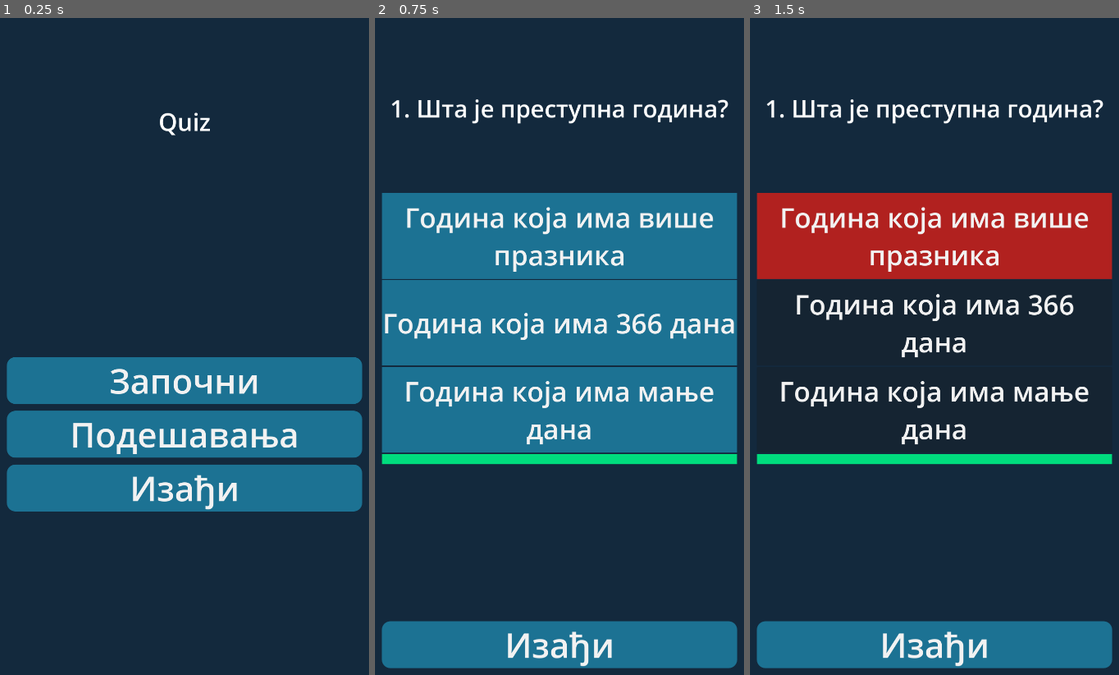
Above: before the commit, frames 1-3 (left to right).
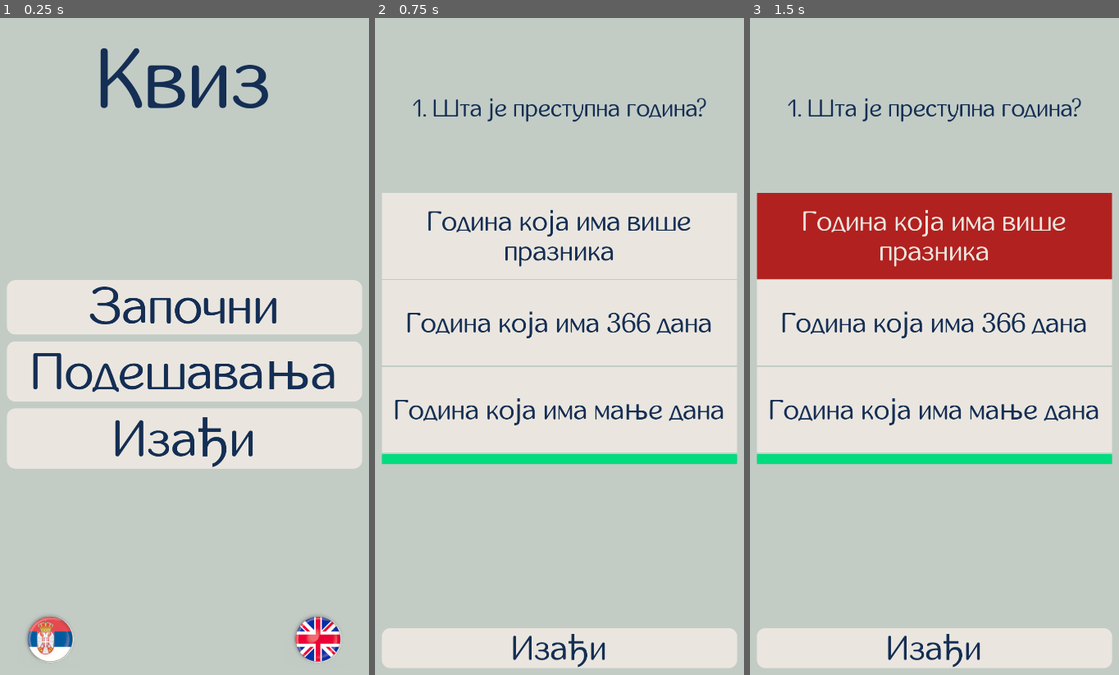
Above: after the commit, the same moments.

Repository: mcbane23/GodotQuiz
Game: Godot game, scene res://scenes/main.tscn
Same seed, same stepped clock (60 frames per second), same inputs: the game is played once before the commit and once after it.
Inputs:
- Up to frame 1 (0.25 s): no input
- Up to frame 2 (0.75 s): click "Започни" at 0.5 s
- Up to frame 3 (1.5 s): click "Година која има више празника" at 1.25 s

The runs differ from the first frame. In frame 1, 98% of the frame differs, in the area x 0-100%, y 0-100%; in frame 2, 96%; in frame 3, 86%.

Commit message:
Implements internationalization
Migrates from a JSON-based label system to Godot's built-in
translation system using CSV files and binary translation files
for improved efficiency and maintainability.

Replaces hardcoded text with translation keys.
Updates the project settings to include the generated
translation files.

Adds new fonts and updates themes.

Diff:
--- a/data/labels.json
+++ /dev/null
@@ -1,79 +0,0 @@
-[
-	{
-		"key": "start",
-		"translations": {
-			"en": "Start",
-			"sr": "Започни"
-		}
-	},
-	{
-		"key": "options",
-		"translations": {
-			"en": "Options",
-			"sr": "Подешавања"
-		}
-	},
-	{
-		"key": "congrats",
-		"translations": {
-			"en": "Congratulations",
-			"sr": "Честитам"
-		}
-	},
-	{
-		"key": "restart_game",
-		"translations": {
-			"en": "Start new game",
-			"sr": "Започни нову игру"
-		}
-	},
-	{
-		"key": "exit",
-		"translations": {
-			"en": "Exit",
-			"sr": "Изађи"
-		}
-	},
-	{
-		"key": "error",
-		"translations": {
-			"en": "Error",
-			"sr": "Greška"
-		}
-	},
-	{
-		"key": "oh_no",
-		"translations": {
-			"en": "Oh, no",
-			"sr": "Ох, не"
-		}
-	},
-	{
-		"key": "correct",
-		"translations": {
-			"en": "Correct",
-			"sr": "Тачно"
-		}
-	},
-	{
-		"key": "incorrect",
-		"translations": {
-			"en": "Inorrect",
-			"sr": "Нетачно"
-		}
-	},
-	{
-		"key": "time_is_up",
-		"translations": {
-			"en": "Time is up",
-			"sr": "Време је истекло"
-		}
-	},
-	{
-		"key": "your_result_is",
-		"translations": {
-			"en": "Your result is",
-			"sr": "Твој резултат је"
-		}
-	}
-]
--- /dev/null
+++ b/data/translations.csv
@@ -0,0 +1,13 @@
+keys,en,sr
+quiz,Quiz,Квиз
+start,Start,Започни
+options,Options,Подешавања
+exit,Exit,Изађи
+congrats,Congratulations,Честитам
+restart_game,Start new game,Започни нову игру
+error,Error,Грешка
+oh_no,"Oh, no","Ох, не"
+correct,Correct,Тачно
+incorrect,Inorrect,Нетачно
+time_is_up,Time is up,Време је истекло
+your_result_is,Your result is,Твој резултат је
--- a/project.godot
+++ b/project.godot
@@ -35,6 +35,10 @@
 
 theme/custom="uid://cq0m3bxrr77sk"
 
+[internationalization]
+
+locale/translations=PackedStringArray("res://data/translations.en.translation", "res://data/translations.sr.translation")
+
 [rendering]
 
 renderer/rendering_method="gl_compatibility"
--- a/scenes/game.tscn
+++ b/scenes/game.tscn
@@ -60,7 +60,6 @@
 layout_mode = 2
 size_flags_horizontal = 3
 size_flags_vertical = 3
-theme_override_font_sizes/font_size = 80
 text = "Option 1"
 autowrap_mode = 3
 
@@ -69,7 +68,6 @@
 layout_mode = 2
 size_flags_horizontal = 3
 size_flags_vertical = 3
-theme_override_font_sizes/font_size = 80
 text = "Option 2"
 autowrap_mode = 3
 
@@ -78,7 +76,6 @@
 layout_mode = 2
 size_flags_horizontal = 3
 size_flags_vertical = 3
-theme_override_font_sizes/font_size = 80
 text = "Option 3"
 autowrap_mode = 3
 
--- a/scenes/main.tscn
+++ b/scenes/main.tscn
@@ -1,6 +1,7 @@
-[gd_scene load_steps=5 format=3 uid="uid://dubk067ecx42"]
+[gd_scene load_steps=6 format=3 uid="uid://dubk067ecx42"]
 
 [ext_resource type="Script" uid="uid://bwr0gexk6xnrb" path="res://scripts/main.gd" id="1_o5qli"]
+[ext_resource type="Theme" uid="uid://cx3tftvft3273" path="res://themes/theme_menu.tres" id="1_tbgi4"]
 [ext_resource type="Theme" uid="uid://cq0m3bxrr77sk" path="res://themes/theme.tres" id="2_0wfyh"]
 [ext_resource type="Texture2D" uid="uid://b0x51itahqb1s" path="res://gfx/icons/serbia_round_button_with_metal_frame_256.png" id="3_jyhfs"]
 [ext_resource type="Texture2D" uid="uid://df4xlw03b34hj" path="res://gfx/icons/united_kingdom_round_button_with_metal_frame_256.png" id="4_tbgi4"]
@@ -13,8 +14,8 @@
 grow_horizontal = 2
 grow_vertical = 2
 size_flags_horizontal = 4
+theme = ExtResource("1_tbgi4")
 script = ExtResource("1_o5qli")
-metadata/_edit_use_anchors_ = true
 
 [node name="Background" type="PanelContainer" parent="."]
 layout_mode = 1
@@ -23,7 +24,6 @@
 anchor_bottom = 1.0
 grow_horizontal = 2
 grow_vertical = 2
-theme = ExtResource("2_0wfyh")
 metadata/_edit_lock_ = true
 
 [node name="MarginContainer" type="MarginContainer" parent="."]
@@ -31,20 +31,70 @@
 anchors_preset = 15
 anchor_right = 1.0
 anchor_bottom = 1.0
-offset_top = 514.0
+offset_top = 368.0
+offset_bottom = -205.0
 grow_horizontal = 2
 grow_vertical = 2
-theme = ExtResource("2_0wfyh")
 
-[node name="Icons" type="GridContainer" parent="MarginContainer"]
-visible = false
+[node name="Buttons" type="VBoxContainer" parent="MarginContainer"]
 layout_mode = 2
+size_flags_vertical = 4
+theme_override_constants/separation = 20
+
+[node name="Start" type="Button" parent="MarginContainer/Buttons"]
+layout_mode = 2
+size_flags_vertical = 6
+theme_type_variation = &"RoundButton"
+text = "start"
+
+[node name="Options" type="Button" parent="MarginContainer/Buttons"]
+layout_mode = 2
+size_flags_vertical = 6
+theme_type_variation = &"RoundButton"
+text = "options"
+
+[node name="ExitButton" type="Button" parent="MarginContainer/Buttons"]
+layout_mode = 2
+size_flags_vertical = 10
+focus_mode = 0
+theme_type_variation = &"RoundButton"
+text = "exit"
+
+[node name="Title" type="Label" parent="."]
+layout_mode = 1
+anchors_preset = 8
+anchor_left = 0.5
+anchor_top = 0.5
+anchor_right = 0.5
+anchor_bottom = 0.5
+offset_left = -262.5
+offset_top = -908.0
+offset_right = 263.5
+offset_bottom = -528.0
+grow_horizontal = 2
+grow_vertical = 2
+size_flags_horizontal = 6
+size_flags_vertical = 0
+text = "quiz"
+horizontal_alignment = 1
+
+[node name="Icons" type="GridContainer" parent="."]
+layout_mode = 1
+anchors_preset = 7
+anchor_left = 0.5
+anchor_top = 1.0
+anchor_right = 0.5
+anchor_bottom = 1.0
+offset_left = -520.0
+offset_top = -200.0
+offset_right = 520.0
+grow_horizontal = 2
+grow_vertical = 0
 size_flags_vertical = 2
-theme = ExtResource("2_0wfyh")
 columns = 2
 metadata/_edit_lock_ = true
 
-[node name="Sr" type="Button" parent="MarginContainer/Icons"]
+[node name="Sr" type="Button" parent="Icons"]
 layout_mode = 2
 size_flags_horizontal = 2
 size_flags_vertical = 2
@@ -53,7 +103,7 @@
 icon = ExtResource("3_jyhfs")
 flat = true
 
-[node name="En" type="Button" parent="MarginContainer/Icons"]
+[node name="En" type="Button" parent="Icons"]
 layout_mode = 2
 size_flags_horizontal = 10
 size_flags_vertical = 2
@@ -62,54 +112,7 @@
 icon = ExtResource("4_tbgi4")
 flat = true
 
-[node name="Buttons" type="VBoxContainer" parent="MarginContainer"]
-layout_mode = 2
-size_flags_vertical = 4
-theme = ExtResource("2_0wfyh")
-theme_override_constants/separation = 20
-
-[node name="Start" type="Button" parent="MarginContainer/Buttons"]
-layout_mode = 2
-size_flags_vertical = 6
-theme = ExtResource("2_0wfyh")
-theme_type_variation = &"RoundButton"
-text = "Start"
-
-[node name="Options" type="Button" parent="MarginContainer/Buttons"]
-layout_mode = 2
-size_flags_vertical = 6
-theme = ExtResource("2_0wfyh")
-theme_type_variation = &"RoundButton"
-text = "Options"
-
-[node name="ExitButton" type="Button" parent="MarginContainer/Buttons"]
-layout_mode = 2
-size_flags_vertical = 10
-focus_mode = 0
-theme = ExtResource("2_0wfyh")
-theme_type_variation = &"RoundButton"
-text = "Exit"
-
-[node name="Label" type="Label" parent="."]
-layout_mode = 1
-anchors_preset = 8
-anchor_left = 0.5
-anchor_top = 0.5
-anchor_right = 0.5
-anchor_bottom = 0.5
-offset_left = -251.0
-offset_top = -705.0
-offset_right = 252.0
-offset_bottom = -389.0
-grow_horizontal = 2
-grow_vertical = 2
-size_flags_horizontal = 6
-size_flags_vertical = 0
-theme = ExtResource("2_0wfyh")
-text = "Quiz"
-horizontal_alignment = 1
-
-[connection signal="pressed" from="MarginContainer/Icons/Sr" to="." method="_on_sr_pressed"]
-[connection signal="pressed" from="MarginContainer/Icons/En" to="." method="_on_en_pressed"]
 [connection signal="pressed" from="MarginContainer/Buttons/Start" to="." method="_on_start_pressed"]
 [connection signal="pressed" from="MarginContainer/Buttons/ExitButton" to="." method="_on_exit_button_pressed"]
+[connection signal="pressed" from="Icons/Sr" to="." method="_on_sr_pressed"]
+[connection signal="pressed" from="Icons/En" to="." method="_on_en_pressed"]
--- a/scenes/result.tscn
+++ b/scenes/result.tscn
@@ -1,10 +1,7 @@
-[gd_scene load_steps=4 format=3 uid="uid://dbxbgvk6ujowb"]
+[gd_scene load_steps=3 format=3 uid="uid://dbxbgvk6ujowb"]
 
 [ext_resource type="Script" uid="uid://f1y72qpgylf6" path="res://scripts/result.gd" id="1_gd8ac"]
 [ext_resource type="Theme" uid="uid://cq0m3bxrr77sk" path="res://themes/theme.tres" id="2_532bo"]
-
-[sub_resource type="StyleBoxFlat" id="StyleBoxFlat_gd8ac"]
-bg_color = Color(0.0745098, 0.160784, 0.239216, 1)
 
 [node name="Result" type="Control"]
 layout_mode = 3
@@ -13,6 +10,7 @@
 anchor_bottom = 1.0
 grow_horizontal = 2
 grow_vertical = 2
+theme = ExtResource("2_532bo")
 script = ExtResource("1_gd8ac")
 metadata/_edit_lock_ = true
 
@@ -23,11 +21,9 @@
 anchor_bottom = 1.0
 grow_horizontal = 2
 grow_vertical = 2
-theme_override_styles/panel = SubResource("StyleBoxFlat_gd8ac")
 
 [node name="MarginContainer" type="MarginContainer" parent="Background"]
 layout_mode = 2
-theme = ExtResource("2_532bo")
 
 [node name="Rows" type="VBoxContainer" parent="Background/MarginContainer"]
 layout_mode = 2
@@ -36,7 +32,6 @@
 custom_minimum_size = Vector2(50, 0)
 layout_mode = 2
 size_flags_vertical = 3
-theme = ExtResource("2_532bo")
 text = "Result"
 horizontal_alignment = 1
 vertical_alignment = 1
@@ -48,7 +43,7 @@
 size_flags_horizontal = 3
 size_flags_vertical = 6
 theme_type_variation = &"RoundButton"
-text = "Restart"
+text = "restart_game"
 
 [node name="ExitButton" type="Button" parent="Background/MarginContainer/Rows"]
 layout_mode = 2
@@ -56,7 +51,7 @@
 size_flags_vertical = 8
 focus_mode = 0
 theme_type_variation = &"RoundButton"
-text = "Exit"
+text = "exit"
 
 [connection signal="pressed" from="Background/MarginContainer/Rows/RestartButton" to="." method="_on_restart_button_pressed"]
 [connection signal="pressed" from="Background/MarginContainer/Rows/ExitButton" to="." method="_on_exit_button_pressed"]
--- a/scripts/game.gd
+++ b/scripts/game.gd
@@ -23,8 +23,9 @@
 # Called when the node enters the scene tree for the first time.
 func _ready():
 	stylebox_theme_disabled = Button1.get_theme_stylebox("disabled")
-	ExitButton.text = Global.get_label("exit")
+	ExitButton.text = tr("exit")
 	refresh_scene()
+
 
 func refresh_scene():
 	answer_selected = false
@@ -37,6 +38,7 @@
 	else:
 		show_question()
 
+
 func show_question():
 	# shuffle questions
 	questions.shuffle()
@@ -48,6 +50,7 @@
 	Button1.text = item.option1
 	Button2.text = item.option2
 	Button3.text = item.option3
+
 
 func _on_option_button_pressed(number):
 	if answer_selected == false:
@@ -62,35 +65,47 @@
 		Global.time_left += clock
 		delay_next_screen()
 
+
 func highlight_button(number, color):
 	var new_stylebox : StyleBoxFlat = StyleBoxFlat.new()
 	new_stylebox.bg_color = color
 	match number:
 		1:
+			Button1.add_theme_color_override("font_disabled_color", "#eae6df")
 			Button1.add_theme_stylebox_override("disabled", new_stylebox)
 		2:
+			Button2.add_theme_color_override("font_disabled_color", "#eae6df")
 			Button2.add_theme_stylebox_override("disabled", new_stylebox)
 		3:
+			Button3.add_theme_color_override("font_disabled_color", "#eae6df")
 			Button3.add_theme_stylebox_override("disabled", new_stylebox)
+
 
 func disable_buttons():
 	Button1.disabled = true
 	Button2.disabled = true
 	Button3.disabled = true
 
+
 func enable_buttons():
 	Button1.disabled = false
 	Button2.disabled = false
 	Button3.disabled = false
 
+
 func reset_button_style():
 	enable_buttons()
+	Button1.add_theme_color_override("font_disabled_color", "#142e54")
+	Button2.add_theme_color_override("font_disabled_color", "#142e54")
+	Button3.add_theme_color_override("font_disabled_color", "#142e54")
 	Button1.add_theme_stylebox_override("disabled", stylebox_theme_disabled)
 	Button2.add_theme_stylebox_override("disabled", stylebox_theme_disabled)
 	Button3.add_theme_stylebox_override("disabled", stylebox_theme_disabled)
 
+
 func _on_exit_button_pressed():
 	get_tree().quit()
+
 
 func _on_timer_timeout():
 	clock -= 1
@@ -99,14 +114,16 @@
 	if clock == 0 and answer_selected == false and game_end == false:
 		question_number += 1
 		Progress.value = 0
-		Result.text = Global.get_label("time_is_up")
+		Result.text = tr("time_is_up")
 		delay_next_screen()
+
 
 func reset_timer():
 	Result.text = ""
 	clock = Global.game_time
 	Progress.value = 100.0
 	_Timer.start()
+
 
 func delay_next_screen():
 	disable_buttons()
--- a/scripts/global.gd
+++ b/scripts/global.gd
@@ -1,6 +1,5 @@
 extends Node
 
-var labels_data: Array = read_json_file("res://data/labels.json")
 var screen_size = DisplayServer.window_get_size()
 
 # configure round time, number of questions per game and language
@@ -50,11 +49,3 @@
 	var file = FileAccess.open(score_file, FileAccess.READ)
 	var content = file.get_as_text()
 	return content
-
-
-# Function to get label by key and language
-func get_label(key: String) -> String:
-	for label in labels_data:
-		if label.key == key:
-			return label.translations[language] if language in label.translations else "Translation not found"
-	return "Key not found"
--- a/scripts/main.gd
+++ b/scripts/main.gd
@@ -1,33 +1,33 @@
 extends Control
 
-@onready var ExitButton = $MarginContainer/Buttons/ExitButton
-@onready var OptionsButton = $MarginContainer/Buttons/Options
-@onready var StartButton = $MarginContainer/Buttons/Start
+@onready var Title = $Title
 
 # Called when the node enters the scene tree for the first time.
 func _ready():
 	set_defaults()
 
+
 func set_defaults():
-	Global.language = "sr"
+	change_lang("sr")
 	Global.category = "school"
-	update_buttons()
+
 
 func _on_exit_button_pressed():
 	get_tree().quit()
 
+
 func _on_sr_pressed():
-	Global.language = "sr"
-	update_buttons()
+	change_lang("sr")
+
 
 func _on_en_pressed():
-	Global.language = "en"
-	update_buttons()
+	change_lang("en")
 
-func update_buttons():
-	StartButton.text = Global.get_label("start")
-	OptionsButton.text = Global.get_label("options")
-	ExitButton.text = Global.get_label("exit")
+
+func change_lang(lang):
+	Global.language = lang
+	TranslationServer.set_locale(lang)
+
 
 func _on_start_pressed():
 	get_tree().change_scene_to_file("res://scenes/game.tscn")
--- a/scripts/result.gd
+++ b/scripts/result.gd
@@ -1,13 +1,9 @@
 extends Control
 
 @onready var DisplayText = $Background/MarginContainer/Rows/Result
-@onready var RestartButton = $Background/MarginContainer/Rows/RestartButton
-@onready var ExitButton = $Background/MarginContainer/Rows/ExitButton
 
 # Called when the node enters the scene tree for the first time.
 func _ready():
-	RestartButton.text = Global.get_label("restart_game")
-	ExitButton.text = Global.get_label("exit")
 	show_result()
 
 func show_result():
@@ -15,10 +11,10 @@
 	var score_value: int = Global.calculate_score()
 	var greet: String
 	if score_percent >= 60:
-		greet = Global.get_label("congrats")
+		greet = tr("congrats")
 	else:
-		greet = Global.get_label("oh_no")
-	DisplayText.text = "{greet}! {your_result_is}: {score_value} ({percent}%)".format({"greet": greet, "your_result_is": Global.get_label("your_result_is"), "score_value": score_value, "percent": score_percent})
+		greet = tr("oh_no")
+	DisplayText.text = "{greet}! {your_result_is}: {score_value} ({percent}%)".format({"greet": greet, "your_result_is": tr("your_result_is"), "score_value": score_value, "percent": score_percent})
 
 func _on_restart_button_pressed():
 	Global.reset_score()
--- a/themes/theme.tres
+++ b/themes/theme.tres
@@ -1,24 +1,35 @@
-[gd_resource type="Theme" load_steps=10 format=3 uid="uid://cq0m3bxrr77sk"]
+[gd_resource type="Theme" load_steps=14 format=3 uid="uid://cq0m3bxrr77sk"]
+
+[ext_resource type="FontFile" uid="uid://ckimmwwvbpi7r" path="res://fonts/inglobal.ttf" id="1_oryc4"]
+
+[sub_resource type="StyleBoxFlat" id="StyleBoxFlat_a8t2u"]
+bg_color = Color(0.917647, 0.901961, 0.87451, 1)
 
 [sub_resource type="StyleBoxEmpty" id="StyleBoxEmpty_7hy66"]
 
 [sub_resource type="StyleBoxFlat" id="StyleBoxFlat_omka4"]
-bg_color = Color(0.109804, 0.447059, 0.576471, 1)
+bg_color = Color(0.917647, 0.901961, 0.87451, 1)
 
-[sub_resource type="StyleBoxFlat" id="StyleBoxFlat_cyikg"]
-bg_color = Color(0.109804, 0.447059, 0.576471, 1)
+[sub_resource type="StyleBoxFlat" id="StyleBoxFlat_2hrgd"]
+bg_color = Color(0.917647, 0.901961, 0.87451, 1)
 
 [sub_resource type="StyleBoxFlat" id="StyleBoxFlat_ptunl"]
-bg_color = Color(0.0235294, 0.352941, 0.509804, 1)
+bg_color = Color(0.0784314, 0.180392, 0.329412, 1)
+
+[sub_resource type="StyleBoxFlat" id="StyleBoxFlat_k0q7g"]
+bg_color = Color(0, 0.863, 0.494, 1)
+
+[sub_resource type="StyleBoxFlat" id="StyleBoxFlat_j33s6"]
+bg_color = Color(0.694, 0.13, 0.122, 1)
 
 [sub_resource type="StyleBoxFlat" id="StyleBoxFlat_1pqvg"]
 bg_color = Color(0.6, 0.6, 0.6, 0)
 
 [sub_resource type="StyleBoxFlat" id="StyleBoxFlat_6c42i"]
-bg_color = Color(0.0745098, 0.160784, 0.239216, 1)
+bg_color = Color(0.760784, 0.8, 0.772549, 1)
 
 [sub_resource type="StyleBoxFlat" id="StyleBoxFlat_oryc4"]
-bg_color = Color(0.109804, 0.447059, 0.576471, 1)
+bg_color = Color(0.917647, 0.901961, 0.87451, 1)
 border_width_left = 4
 border_width_top = 4
 border_width_right = 4
@@ -30,14 +41,14 @@
 corner_radius_bottom_left = 25
 
 [sub_resource type="StyleBoxFlat" id="StyleBoxFlat_1h68f"]
-bg_color = Color(0.109804, 0.447059, 0.576471, 1)
+bg_color = Color(0.917647, 0.901961, 0.87451, 1)
 corner_radius_top_left = 25
 corner_radius_top_right = 25
 corner_radius_bottom_right = 25
 corner_radius_bottom_left = 25
 
 [sub_resource type="StyleBoxFlat" id="StyleBoxFlat_kgv31"]
-bg_color = Color(0.0235294, 0.352941, 0.509804, 1)
+bg_color = Color(0.0784314, 0.180392, 0.329412, 1)
 border_width_left = 4
 border_width_top = 4
 border_width_right = 4
@@ -49,23 +60,35 @@
 corner_radius_bottom_left = 25
 
 [resource]
-Button/colors/font_color = Color(0.94902, 0.94902, 0.94902, 1)
-Button/colors/font_disabled_color = Color(0.94902, 0.94902, 0.94902, 1)
-Button/font_sizes/font_size = 100
+Button/colors/font_color = Color(0.0784314, 0.180392, 0.329412, 1)
+Button/colors/font_disabled_color = Color(0.0784314, 0.180392, 0.329412, 1)
+Button/colors/font_focus_color = Color(0.0784314, 0.180392, 0.329412, 1)
+Button/colors/font_hover_color = Color(0.0784314, 0.180392, 0.329412, 1)
+Button/colors/font_pressed_color = Color(0.917647, 0.901961, 0.87451, 1)
+Button/font_sizes/font_size = 80
+Button/fonts/font = ExtResource("1_oryc4")
+Button/styles/disabled = SubResource("StyleBoxFlat_a8t2u")
 Button/styles/focus = SubResource("StyleBoxEmpty_7hy66")
 Button/styles/hover = SubResource("StyleBoxFlat_omka4")
-Button/styles/normal = SubResource("StyleBoxFlat_cyikg")
+Button/styles/normal = SubResource("StyleBoxFlat_2hrgd")
 Button/styles/pressed = SubResource("StyleBoxFlat_ptunl")
+ButtonGreen/base_type = &"Button"
+ButtonGreen/styles/disabled = SubResource("StyleBoxFlat_k0q7g")
+ButtonRed/base_type = &"Button"
+ButtonRed/styles/disabled = SubResource("StyleBoxFlat_j33s6")
 ItemList/colors/font_color = Color(0.793697, 0.863324, 0.918477, 1)
 ItemList/font_sizes/font_size = 32
 ItemList/styles/panel = SubResource("StyleBoxFlat_1pqvg")
+Label/colors/font_color = Color(0.0784314, 0.180392, 0.329412, 1)
 Label/font_sizes/font_size = 70
+Label/fonts/font = ExtResource("1_oryc4")
 MarginContainer/constants/margin_bottom = 20
 MarginContainer/constants/margin_left = 20
 MarginContainer/constants/margin_right = 20
 MarginContainer/constants/margin_top = 20
 PanelContainer/styles/panel = SubResource("StyleBoxFlat_6c42i")
 RoundButton/base_type = &"Button"
+RoundButton/font_sizes/font_size = 100
 RoundButton/styles/hover = SubResource("StyleBoxFlat_oryc4")
 RoundButton/styles/normal = SubResource("StyleBoxFlat_1h68f")
 RoundButton/styles/pressed = SubResource("StyleBoxFlat_kgv31")
--- a/themes/theme_menu.tres
+++ b/themes/theme_menu.tres
@@ -1,7 +1,6 @@
-[gd_resource type="Theme" load_steps=7 format=3 uid="uid://cx3tftvft3273"]
+[gd_resource type="Theme" load_steps=6 format=3 uid="uid://cx3tftvft3273"]
 
-[ext_resource type="FontFile" uid="uid://b01cna3pyu1og" path="res://fonts/KGPerfectPenmanship.ttf" id="1_7k3lb"]
-[ext_resource type="FontFile" uid="uid://bhoe3bwpajyxu" path="res://fonts/Happy School.ttf" id="2_rtu3d"]
+[ext_resource type="FontFile" uid="uid://ckimmwwvbpi7r" path="res://fonts/inglobal.ttf" id="1_x5csp"]
 
 [sub_resource type="StyleBoxFlat" id="StyleBoxFlat_6c42i"]
 bg_color = Color(0.760784, 0.8, 0.772549, 1)
@@ -35,7 +34,7 @@
 [resource]
 Label/colors/font_color = Color(0.0784314, 0.180392, 0.329412, 1)
 Label/font_sizes/font_size = 250
-Label/fonts/font = ExtResource("2_rtu3d")
+Label/fonts/font = ExtResource("1_x5csp")
 PanelContainer/styles/panel = SubResource("StyleBoxFlat_6c42i")
 RoundButton/base_type = &"Button"
 RoundButton/colors/font_color = Color(0.0784314, 0.180392, 0.329412, 1)
@@ -43,7 +42,7 @@
 RoundButton/colors/font_hover_color = Color(0.0784314, 0.180392, 0.329412, 1)
 RoundButton/colors/font_pressed_color = Color(0.917647, 0.901961, 0.87451, 1)
 RoundButton/font_sizes/font_size = 150
-RoundButton/fonts/font = ExtResource("1_7k3lb")
+RoundButton/fonts/font = ExtResource("1_x5csp")
 RoundButton/styles/hover = SubResource("StyleBoxFlat_7k3lb")
 RoundButton/styles/normal = SubResource("StyleBoxFlat_1h68f")
 RoundButton/styles/pressed = SubResource("StyleBoxFlat_kgv31")
Not shown, added: data/translations.csv.import
Binary file added: data/translations.en.translation
Binary file added: data/translations.sr.translation
Not shown, changed: fonts/Beograd.ttf.import
Binary file removed: fonts/Happy School.ttf
Binary file removed: fonts/KGPerfectPenmanship.ttf
Not shown, added: fonts/Kyiv Machine.ttf.import
Binary file removed: fonts/Letters for Learners.ttf
Binary file added: fonts/Maksimilijan.ttf
Not shown, changed: fonts/Maksimilijan.ttf.import
Not shown, added: fonts/StampatelloFaceto.otf.import
Binary file added: fonts/Vfu-Regular.otf
(and 5 more such lines)
